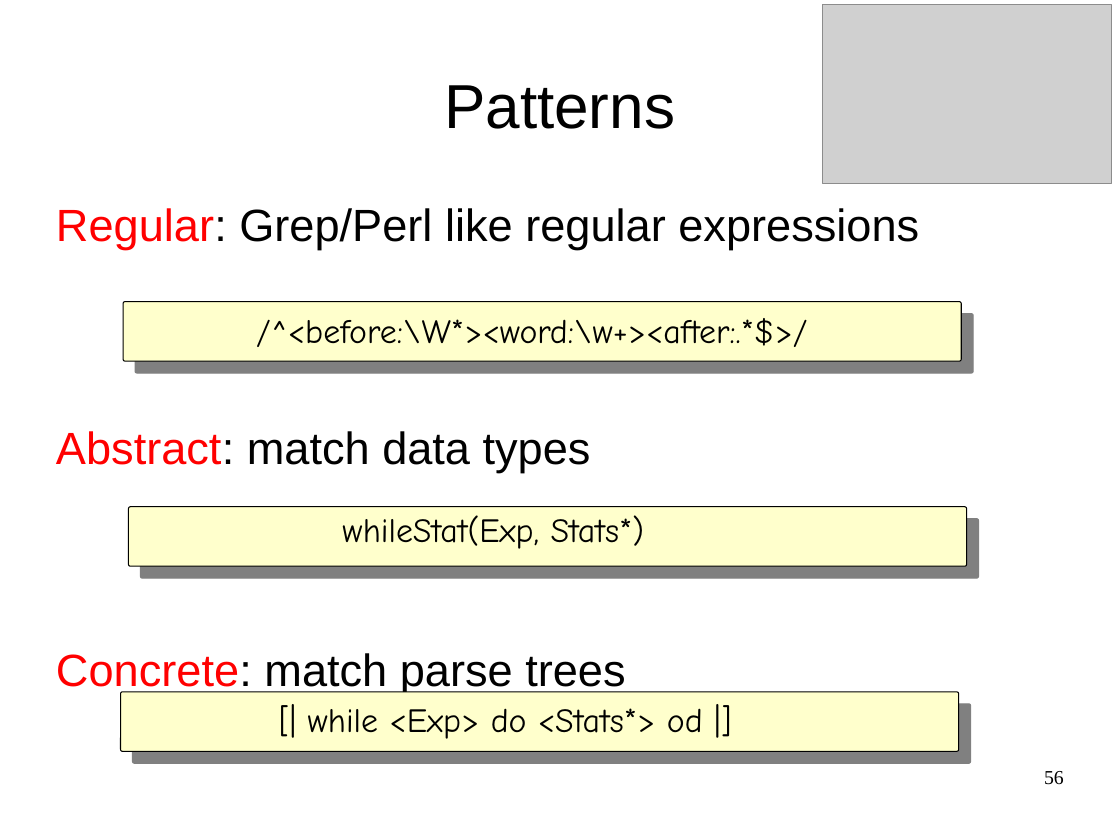
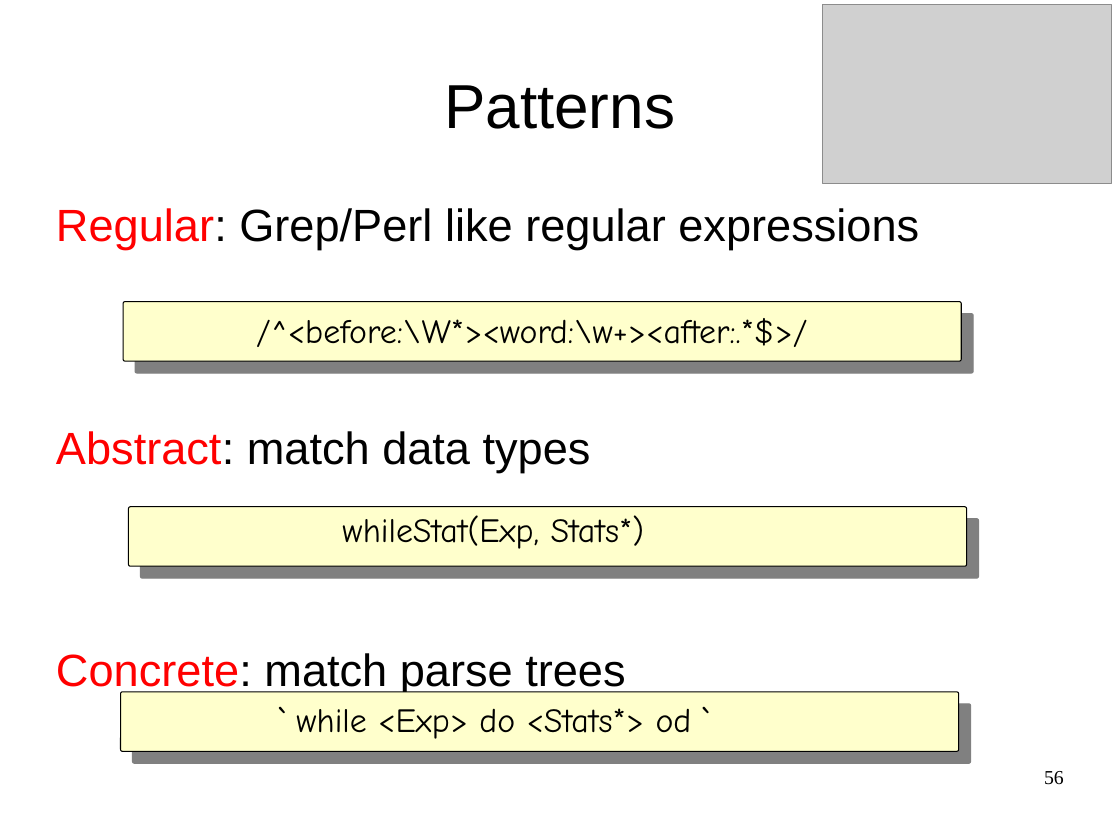
Before and after one commit to cwi-swat/meta-environment, a slide deck: slide 56 of meta-doc/analysis/rascal-slides/rascal-slides.odp. Drawn at 1120x840 pixels with LibreOffice and Linux fonts; fonts in the diff are those of the drawing; grey boxes stand for pictures; background and template pictures are left out. Boxes give left, top, right and bottom in pixels: in the first picture for what was removed or moved away, otherwise in the second. Text is boxed around its words. In the diff, an @@ line names an element or a change of style, - is before the commit and + after.

```diff
--- a/meta-doc/analysis/rascal-slides/rascal-slides.odp
+++ b/meta-doc/analysis/rascal-slides/rascal-slides.odp
@@ text at [296, 708, 692, 739]: text changed @@
-[| while <Exp> do <Stats*> od |]
+` while <Exp> do <Stats*> od `
```
Also in this commit, not shown: 12 other slides changed, 4 other files.
